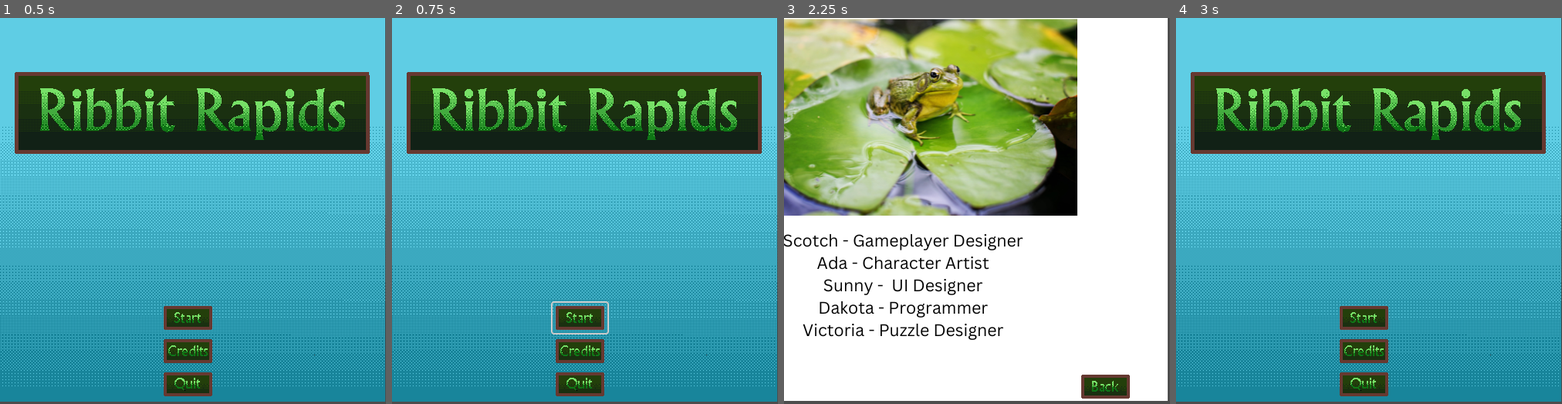
Above: before the commit, frames 1-4 (left to right).
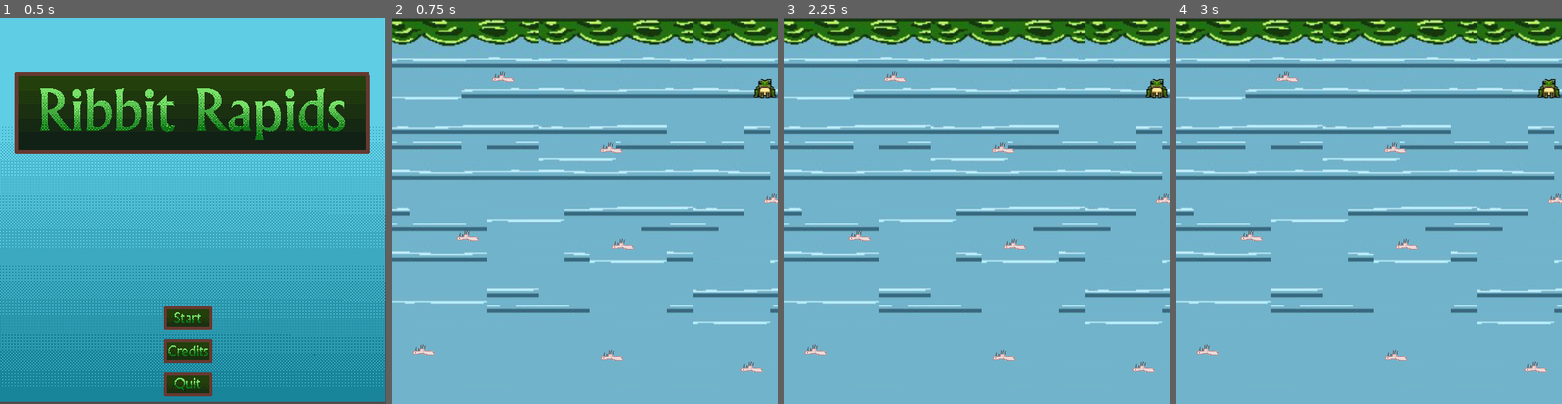
Above: after the commit, the same moments.

Repository: scotwash/ribbit_rapids
Game: Godot game, scene res://scenes/menu.tscn
Two runs of this game, one before a commit and one after it. Both use one fixed random seed, a clock stepped at 60 frames per second and the inputs below.
Inputs (mouse positions are in pixels of both pictures, inside the frame that each line leads up to):
- Up to frame 1 (0.5 s): no input
- Up to frame 2 (0.75 s): click (581, 319) at 0.5 s
- Up to frame 3 (2.25 s): click (973, 319) at 1.27 s; click (973, 349) at 2.02 s
- Up to frame 4 (3 s): click (1515, 388) at 2.77 s

Frame 1 is identical in both runs. In frame 2, 100% of the frame differs, in the area x 0-100%, y 0-100%; in frame 3, 100%; in frame 4, 100%.

Commit message:
Update menu.gd
Fixed start button

Diff:
--- a/scripts/menu.gd
+++ b/scripts/menu.gd
@@ -3,7 +3,7 @@
 
 # starts game, leads to main map
 func _on_start_button_pressed():
-	get_tree().change_scene_to_file("res://scenes/game_levels/world.tscn")
+	get_tree().change_scene_to_file("res://scenes/game_levels/test.tscn")
 	pass # Replace with function body.
 
 # when this button is pressed it takes the player to the credits scened
